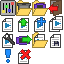
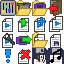
Revision of a layered 64 × 64 image; what changed, layer by layer:
painted on "Hintergrund" over 32, 41, 64, 64
